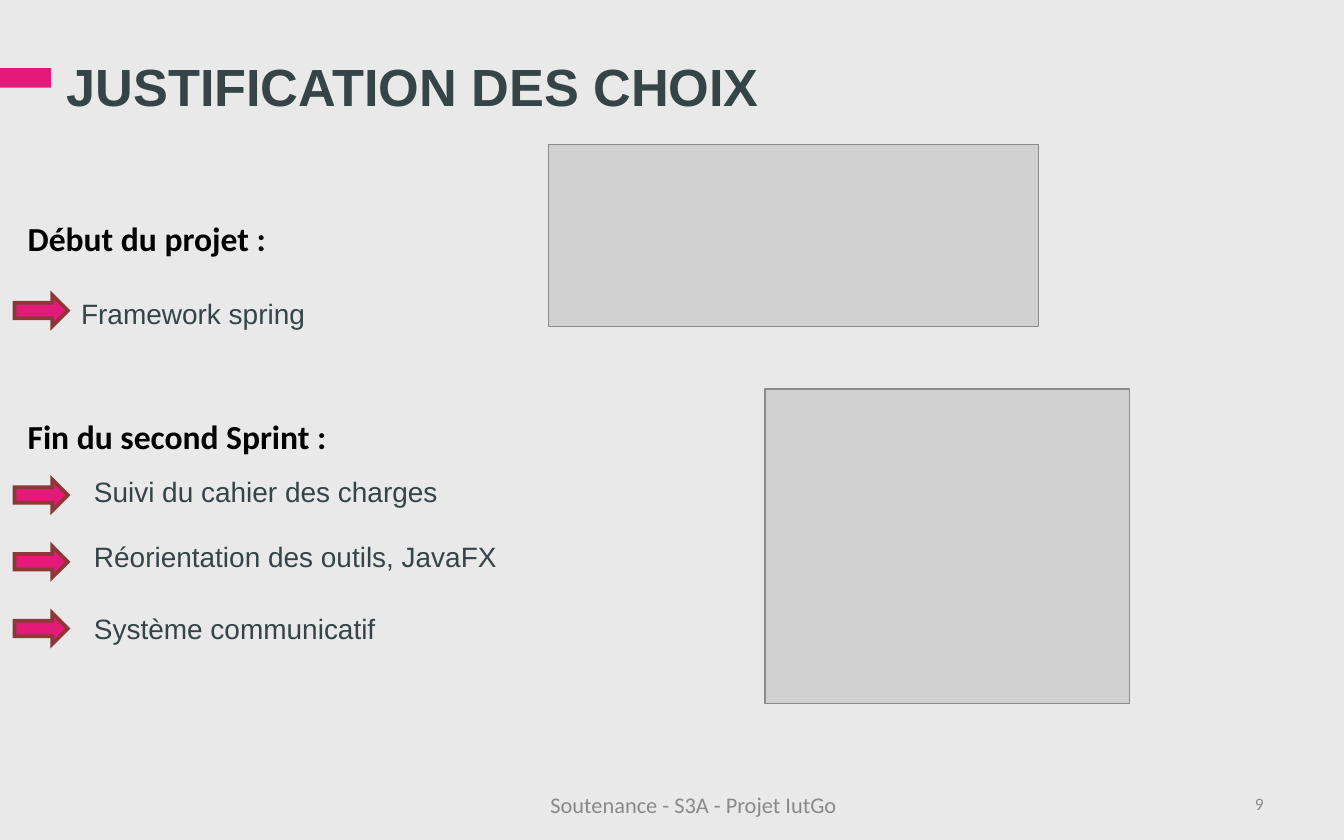
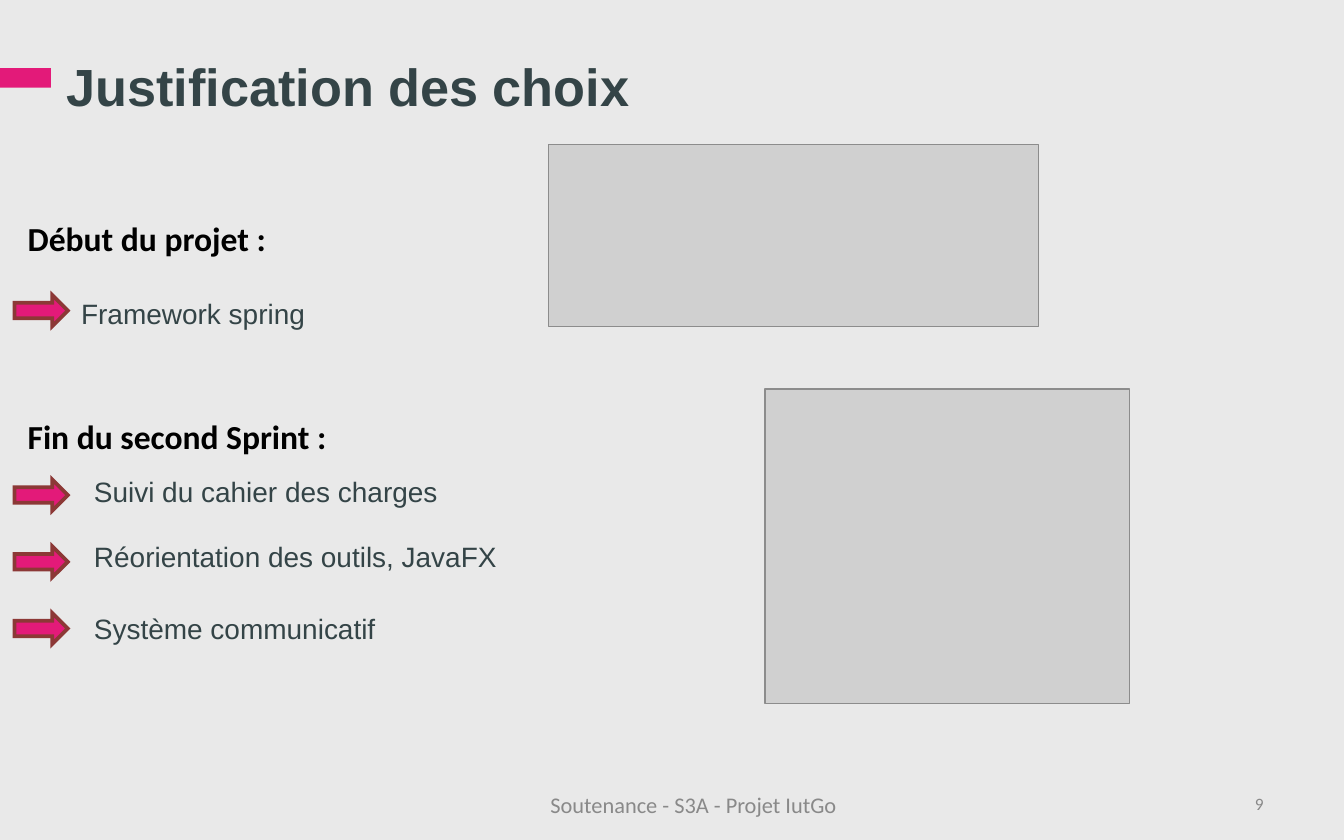
Before and after one commit to iuts3a/IUTGo, a slide deck: slide 9 of Soutenance/Soutenance-IutGo.ppt. Drawn at 1344x840 pixels with LibreOffice and Linux fonts; fonts in the diff are those of the drawing; grey boxes stand for pictures; background and template pictures are left out. Boxes give left, top, right and bottom in pixels: in the first picture for what was removed or moved away, otherwise in the second. Text is boxed around its words. In the diff, an @@ line names an element or a change of style, - is before the commit and + after.

```diff
--- a/Soutenance/Soutenance-IutGo.ppt
+++ b/Soutenance/Soutenance-IutGo.ppt
@@ title at (67,68,629,107): text changed @@
-JUSTIFICATION DES CHOIX
+Justification des choix
```
Also in this commit, not shown: 9 other slides changed, 3 other files.
